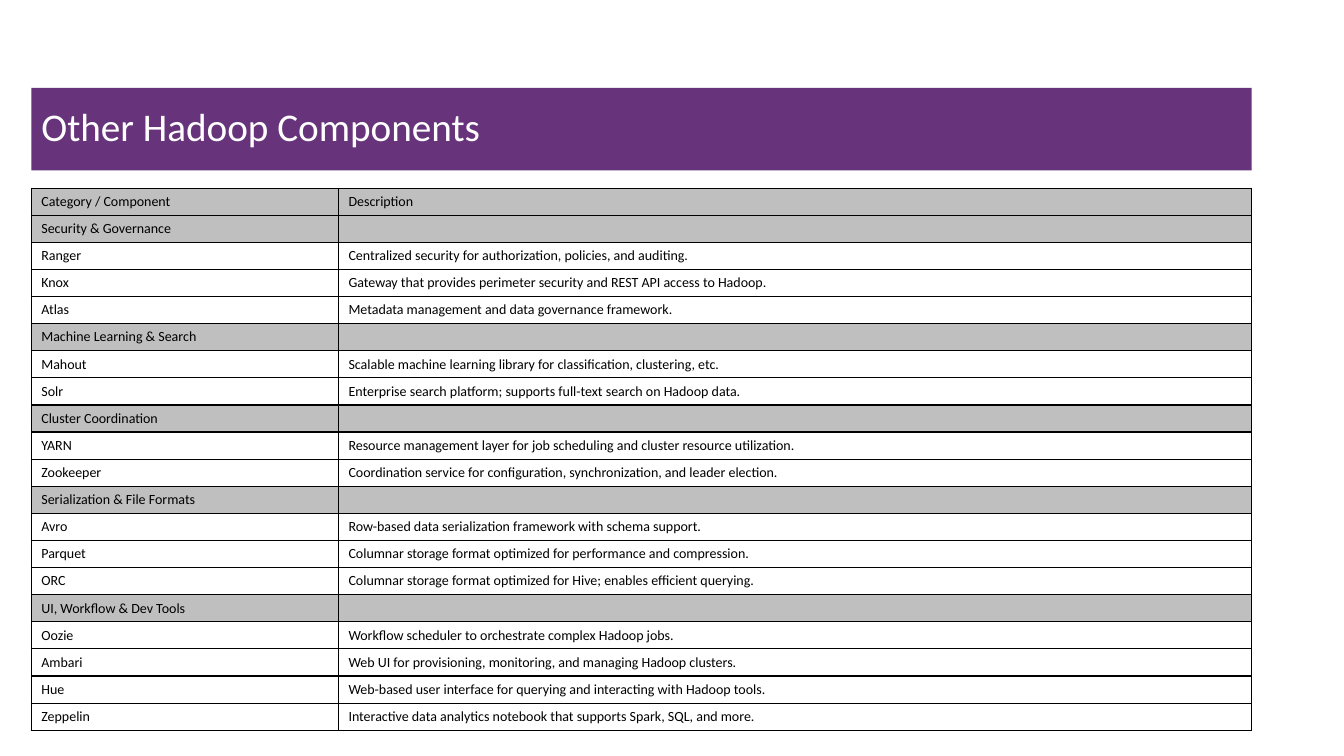
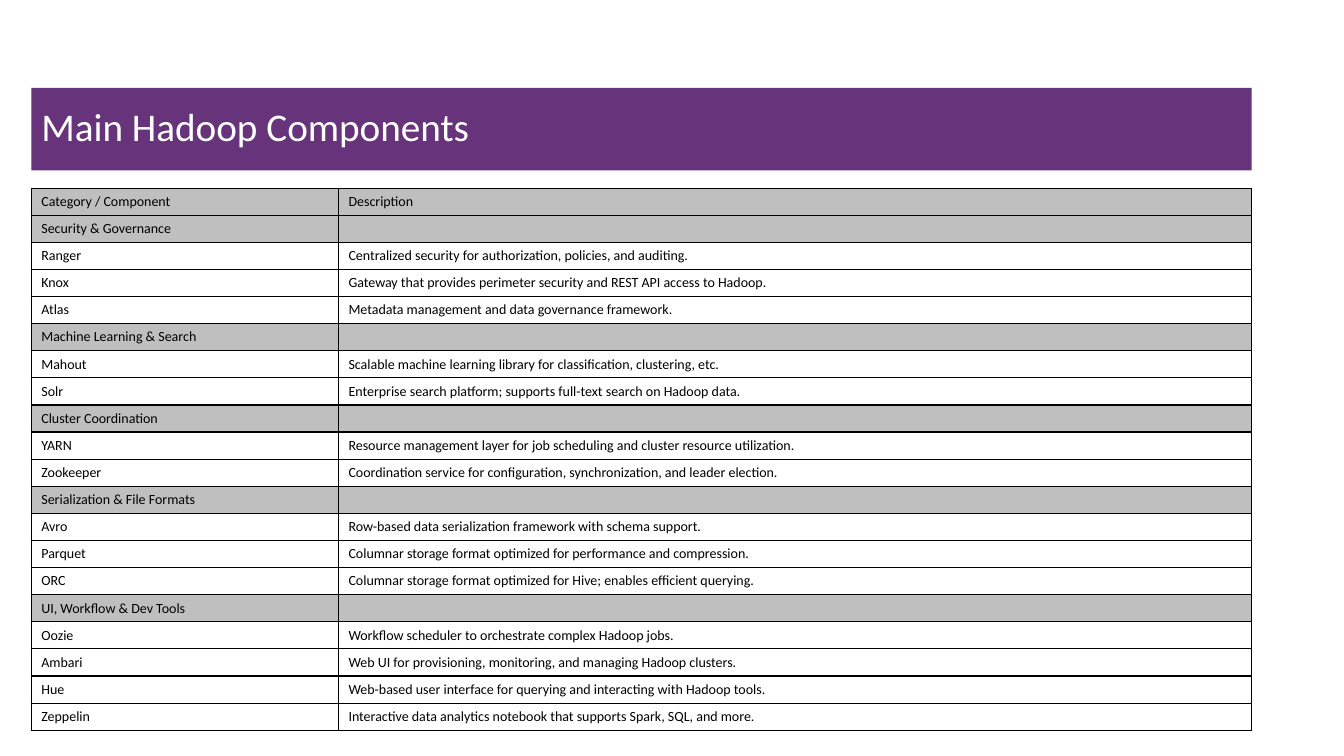
Before and after one commit to msfasha/307401-Big-Data, a slide deck: slide 29 of Lecture Notes/Section 2 - Introduction to Hadoop Eco System/2-Introduction to Hadoop Eco System.pptx (slide 28 before the commit). Drawn at 1344x756 pixels with LibreOffice and Linux fonts; fonts in the diff are those of the drawing; background and template pictures are left out. Boxes give left, top, right and bottom in pixels: in the first picture for what was removed or moved away, otherwise in the second. Text is boxed around its words. In the diff, an @@ line names an element or a change of style, - is before the commit and + after.

Commit message:
re-arrange files, modify hadoop echo system

```diff
--- a/Lecture Notes/Section 2 - Introduction to Hadoop Eco System/2-Introduction to Hadoop Eco System.pptx
+++ b/Lecture Notes/Section 2 - Introduction to Hadoop Eco System/2-Introduction to Hadoop Eco System.pptx
@@ title at box(41, 113, 469, 148): text changed @@
-Other Hadoop Components
+Main Hadoop Components
```
Also in this commit, not shown: 5 other slides changed, 5 slides added, 1 slide removed, 1 other file.
